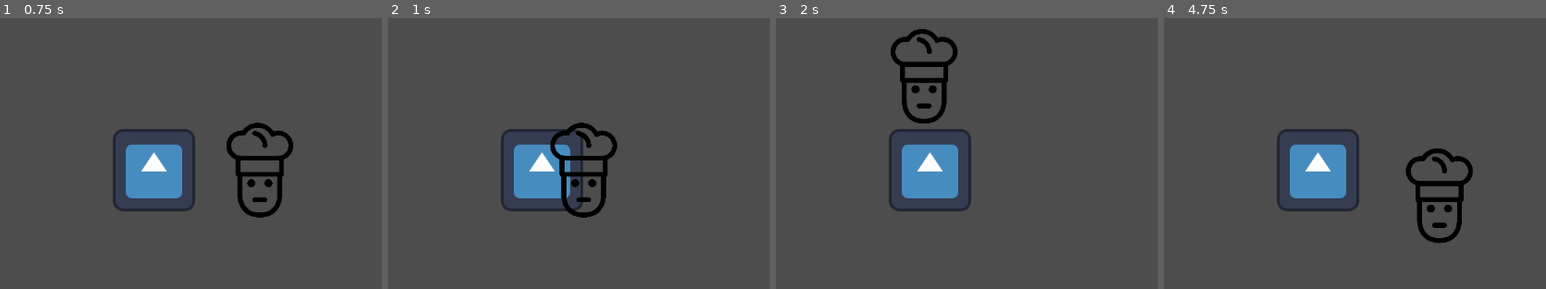
Above: before the commit, frames 1-4 (left to right).
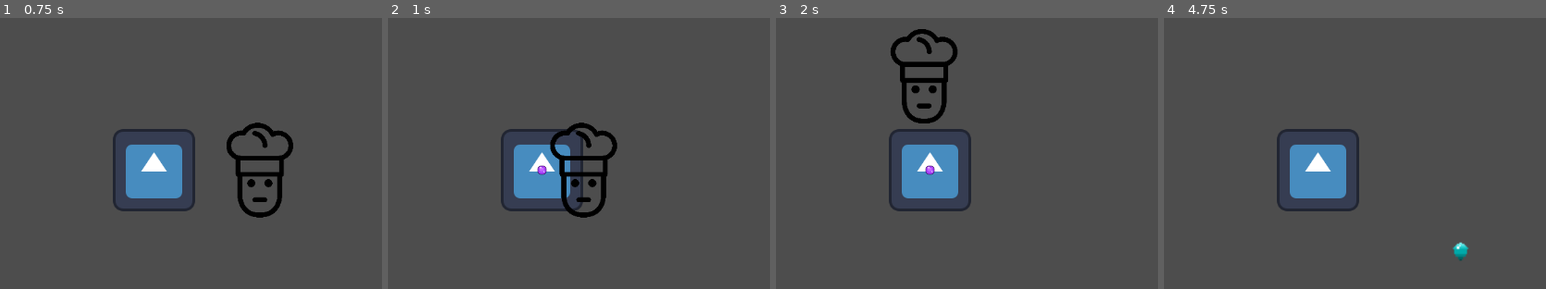
Above: after the commit, the same moments.

Repository: ainazeaze/bullet-hell
Game: Godot game, scene res://World.tscn
Two runs of this game, one before a commit and one after it. Both use one fixed random seed, a clock stepped at 60 frames per second and the inputs below. The engine's default icon, where the game draws it, is replaced by a stand-in: a white triangle on a blue panel in a dark square.
Inputs (mouse positions are in pixels of both pictures, inside the frame that each line leads up to):
- Up to frame 1 (0.75 s): move the mouse to (313, 169) at 0.52 s; hold Right (ui_right) from 0.53 s (still down); click (313, 169) at 0.67 s
- Up to frame 2 (1 s): keep holding Right (ui_right)
- Up to frame 3 (2 s): move the mouse to (783, 191) at 1.27 s; release Right (ui_right) at 1.28 s; hold Down (ui_down) from 1.28 s (still down)
- Up to frame 4 (4.75 s): move the mouse to (1393, 77) at 2.02 s; release Down (ui_down) at 2.03 s; hold Right (ui_right) 2.03-2.78 s; move the mouse to (1282, 253) at 2.77 s; hold Up (ui_up) 2.78-3.53 s; click (1282, 253) at 2.92 s; move the mouse to (1538, 232) at 3.52 s; hold Left (ui_left) from 3.53 s (still down); move the mouse to (outside the picture) at 4.27 s

Frame 1 is identical in both runs. In frame 2, less than 0.1% of the frame differs, in the area x 38-42%, y 54-59%; in frame 3, less than 0.1%; in frame 4, 2.1%, in the area x 63-81%, y 48-90%.

Commit message:
feat : bullet and auto fire

Diff:
--- /dev/null
+++ b/Bullet.gd
@@ -0,0 +1,15 @@
+extends Area2D
+
+const SPEED = 400.0
+var direction = Vector2.ZERO
+
+func _ready() -> void:
+	body_entered.connect(_on_body_entered)
+
+func _physics_process(delta: float) -> void:
+	global_position += direction * SPEED * delta
+
+func _on_body_entered(body: Node2D) -> void:
+	if body.is_in_group("enemy"):
+		body.take_damage(10)
+		queue_free()
--- /dev/null
+++ b/Bullet.tscn
@@ -0,0 +1,16 @@
+[gd_scene format=3 uid="uid://c1x7bf1khanok"]
+
+[ext_resource type="Script" uid="uid://dhkxj6l44ckeo" path="res://Bullet.gd" id="1_4s4u5"]
+[ext_resource type="Texture2D" uid="uid://blf8uds05fhif" path="res://orb.svg" id="2_7281b"]
+
+[sub_resource type="CircleShape2D" id="CircleShape2D_u8st5"]
+
+[node name="Area2D" type="Area2D" unique_id=1218479033]
+collision_mask = 2
+script = ExtResource("1_4s4u5")
+
+[node name="CollisionShape2D" type="CollisionShape2D" parent="." unique_id=293180802]
+shape = SubResource("CircleShape2D_u8st5")
+
+[node name="Sprite2D" type="Sprite2D" parent="." unique_id=2055783975]
+texture = ExtResource("2_7281b")
--- a/Enemy.tscn
+++ b/Enemy.tscn
@@ -8,7 +8,7 @@
 [sub_resource type="CircleShape2D" id="CircleShape2D_s7bn3"]
 radius = 49.23
 
-[node name="CharacterBody2D" type="CharacterBody2D" unique_id=1567210184]
+[node name="CharacterBody2D" type="CharacterBody2D" unique_id=1567210184 groups=["enemy"]]
 collision_layer = 2
 collision_mask = 2
 script = ExtResource("1_s7bn3")
--- a/Player.gd
+++ b/Player.gd
@@ -1,6 +1,8 @@
 extends CharacterBody2D
 
 const SPEED = 300.0
+const BULLET = preload("res://Bullet.tscn")
+
 var hp = 100
 var xp = 0
 var invincible = false
@@ -25,3 +27,24 @@
 
 func _on_invicibility_timer() -> void :
 	invincible = false
+
+func get_nearest_enemy() -> Node2D:
+	var enemies = get_tree().get_nodes_in_group("enemy")
+	var nearest = null
+	var nearest_dist = INF
+	for enemy in enemies:
+		var dist = global_position.distance_to(enemy.global_position)
+		if dist < nearest_dist:
+			nearest_dist = dist
+			nearest = enemy
+	print("Nearest enemy ",nearest)
+	return nearest
+
+func _on_timer_timeout() -> void:
+	var target = get_nearest_enemy()
+	if target == null:
+			return
+	var bullet = BULLET.instantiate()
+	get_tree().current_scene.add_child(bullet)
+	bullet.global_position = global_position
+	bullet.direction = (target.global_position - global_position).normalized()
--- a/Player.tscn
+++ b/Player.tscn
@@ -15,3 +15,8 @@
 shape = SubResource("CircleShape2D_e80uo")
 
 [node name="Camera2D" type="Camera2D" parent="." unique_id=1730956704]
+
+[node name="Timer" type="Timer" parent="." unique_id=1894780091]
+autostart = true
+
+[connection signal="timeout" from="Timer" to="." method="_on_timer_timeout"]
--- /dev/null
+++ b/orb.svg
@@ -0,0 +1,35 @@
+<svg xmlns="http://www.w3.org/2000/svg" viewBox="0 0 16 16" shape-rendering="crispEdges">
+
+  <!-- Dark outline -->
+  <rect x="5" y="1" width="6" height="1" fill="#3A0A5A"></rect>
+  <rect x="3" y="2" width="2" height="1" fill="#3A0A5A"></rect>
+  <rect x="11" y="2" width="2" height="1" fill="#3A0A5A"></rect>
+  <rect x="2" y="3" width="1" height="2" fill="#3A0A5A"></rect>
+  <rect x="13" y="3" width="1" height="2" fill="#3A0A5A"></rect>
+  <rect x="1" y="5" width="1" height="6" fill="#3A0A5A"></rect>
+  <rect x="14" y="5" width="1" height="6" fill="#3A0A5A"></rect>
+  <rect x="2" y="11" width="1" height="2" fill="#3A0A5A"></rect>
+  <rect x="13" y="11" width="1" height="2" fill="#3A0A5A"></rect>
+  <rect x="3" y="13" width="2" height="1" fill="#3A0A5A"></rect>
+  <rect x="11" y="13" width="2" height="1" fill="#3A0A5A"></rect>
+  <rect x="5" y="14" width="6" height="1" fill="#3A0A5A"></rect>
+
+  <!-- Main orb -->
+  <rect x="5" y="2" width="6" height="1" fill="#A93DFF"></rect>
+  <rect x="3" y="3" width="10" height="2" fill="#A93DFF"></rect>
+  <rect x="2" y="5" width="12" height="6" fill="#A93DFF"></rect>
+  <rect x="3" y="11" width="10" height="2" fill="#A93DFF"></rect>
+  <rect x="5" y="13" width="6" height="1" fill="#A93DFF"></rect>
+
+  <!-- Midtones -->
+  <rect x="5" y="4" width="6" height="1" fill="#C86BFF"></rect>
+  <rect x="4" y="5" width="7" height="4" fill="#C86BFF"></rect>
+  <rect x="5" y="9" width="6" height="2" fill="#B858FF"></rect>
+
+  <!-- Highlights -->
+  <rect x="4" y="4" width="1" height="1" fill="#FFFFFF"></rect>
+  <rect x="5" y="3" width="2" height="2" fill="#F8D8FF"></rect>
+  <rect x="7" y="4" width="1" height="1" fill="#FFFFFF"></rect>
+  <rect x="10" y="10" width="2" height="1" fill="#F8D8FF"></rect>
+  <rect x="11" y="9" width="1" height="1" fill="#FFFFFF"></rect>
+</svg>
Not shown, added: Bullet.gd.uid
Not shown, added: orb.svg.import
Not shown, changed: .DS_Store
